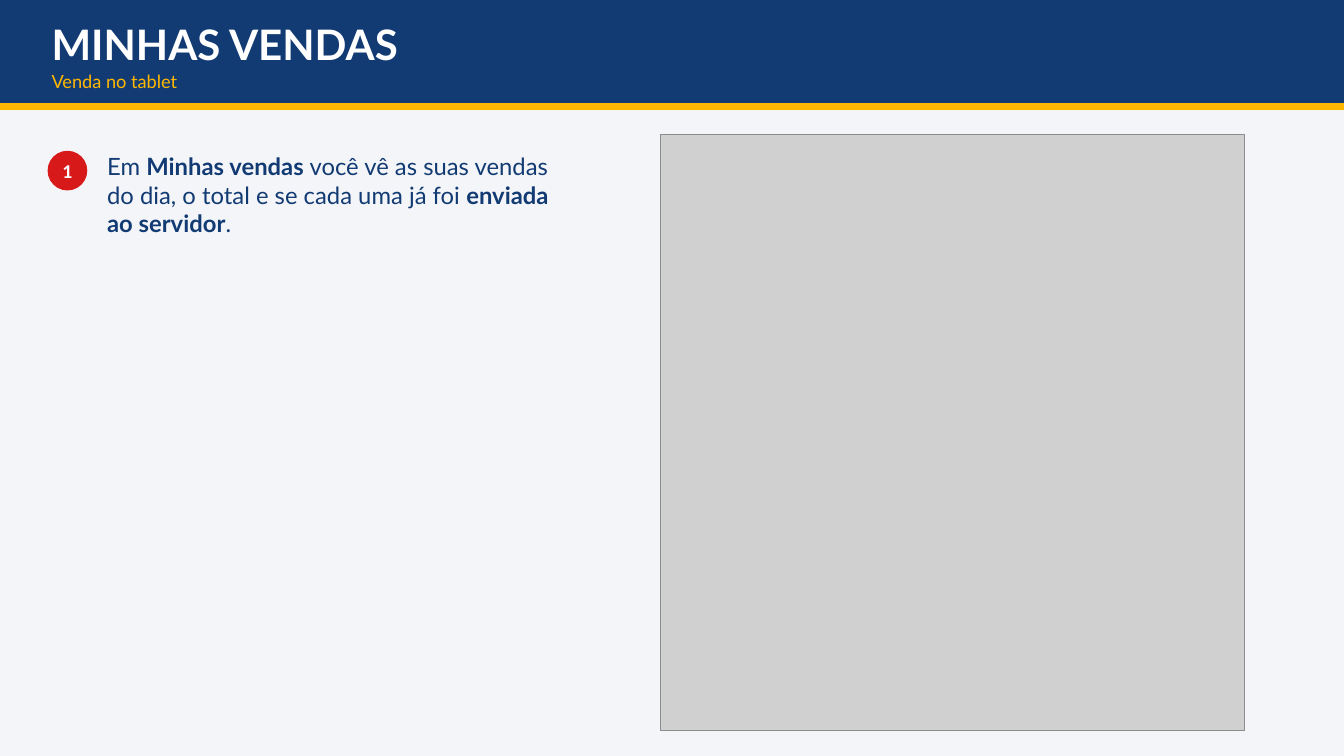
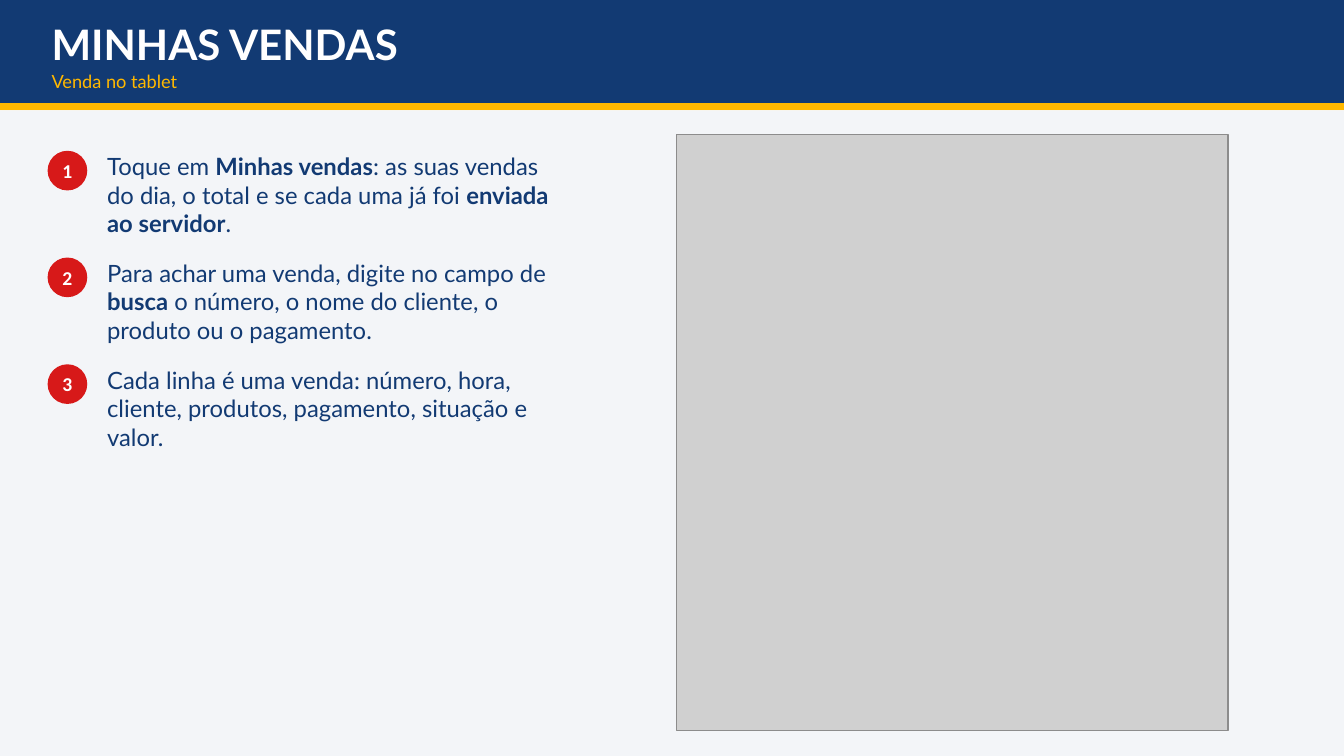
Before and after one commit to dudurezende10/eterna, a slide deck: slide 17 of docs/treinamento/entregaveis/Treinamento - Drone, Chute a Gol e Snap Pop - da venda a entrega.pptx. Drawn at 1344x756 pixels with LibreOffice and Linux fonts; fonts in the diff are those of the drawing; grey boxes stand for pictures. Boxes give left, top, right and bottom in pixels: in the first picture for what was removed or moved away, otherwise in the second. Text is boxed around its words. In the diff, an @@ line names an element or a change of style, - is before the commit and + after.

Commit message:
v99.24.1: Minhas vendas cabe no tablet; manual e apresentação do treinamento 1.1 (foto obrigatória, busca, fotos do Tour no vídeo, código de 12, lotes de cartões)

```diff
--- a/docs/treinamento/entregaveis/Treinamento - Drone, Chute a Gol e Snap Pop - da venda a entrega.pptx
+++ b/docs/treinamento/entregaveis/Treinamento - Drone, Chute a Gol e Snap Pop - da venda a entrega.pptx
@@ picture: place and size @@
-picture at <box>660,135,1244,731</box>
+picture at <box>677,135,1228,731</box>
@@ text at <box>107,157,548,232</box>: text changed @@
-Em Minhas vendas você vê as suas vendas do dia, o total e se cada uma já foi enviada ao servidor.
+Toque em Minhas vendas: as suas vendas do dia, o total e se cada uma já foi enviada ao servidor.
@@ ellipse added at <box>47,258,87,297</box>, fill #D71919, 14 pt, text #FFFFFF, bold @@
+2
@@ text added at <box>107,264,546,344</box>, 17 pt, text #123A73 @@
+Para achar uma venda, digite no campo de busca o número, o nome do cliente, o produto ou o pagamento.
@@ ellipse added at <box>47,364,87,403</box>, fill #D71919, 14 pt, text #FFFFFF, bold @@
+3
@@ text added at <box>107,371,528,446</box>, 17 pt, text #123A73 @@
+Cada linha é uma venda: número, hora, cliente, produtos, pagamento, situação e valor.
```
Also in this commit, not shown: 8 other slides changed, 3 slides added, 22 other files.
